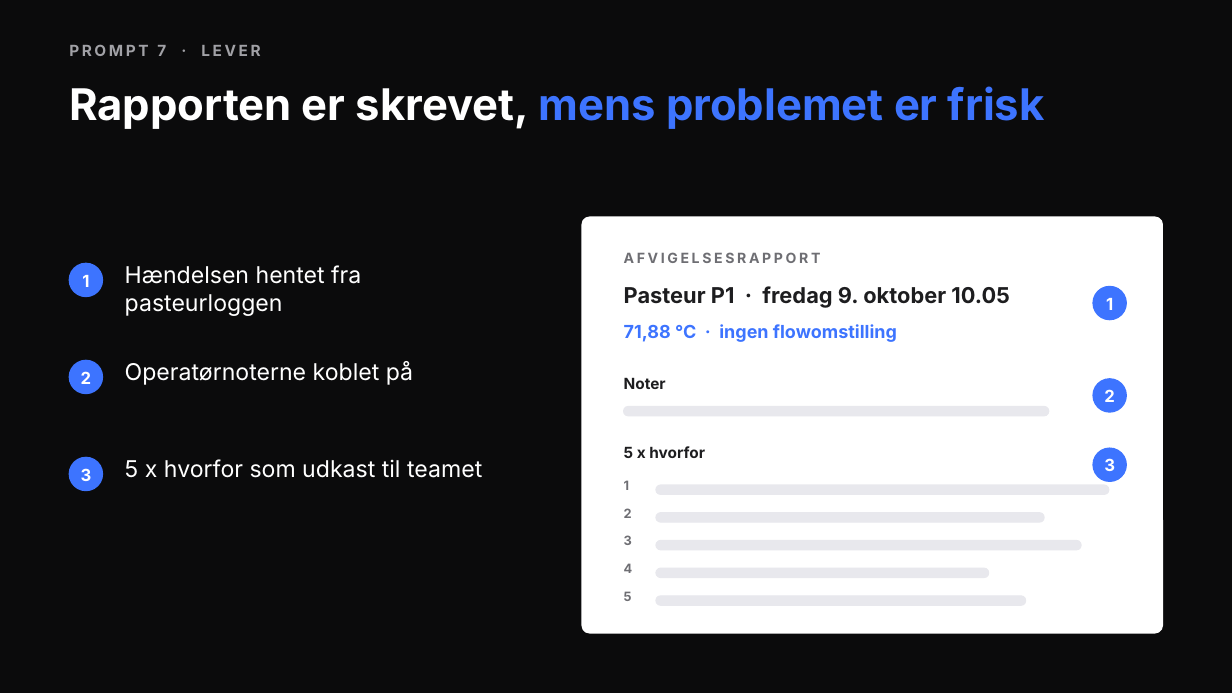
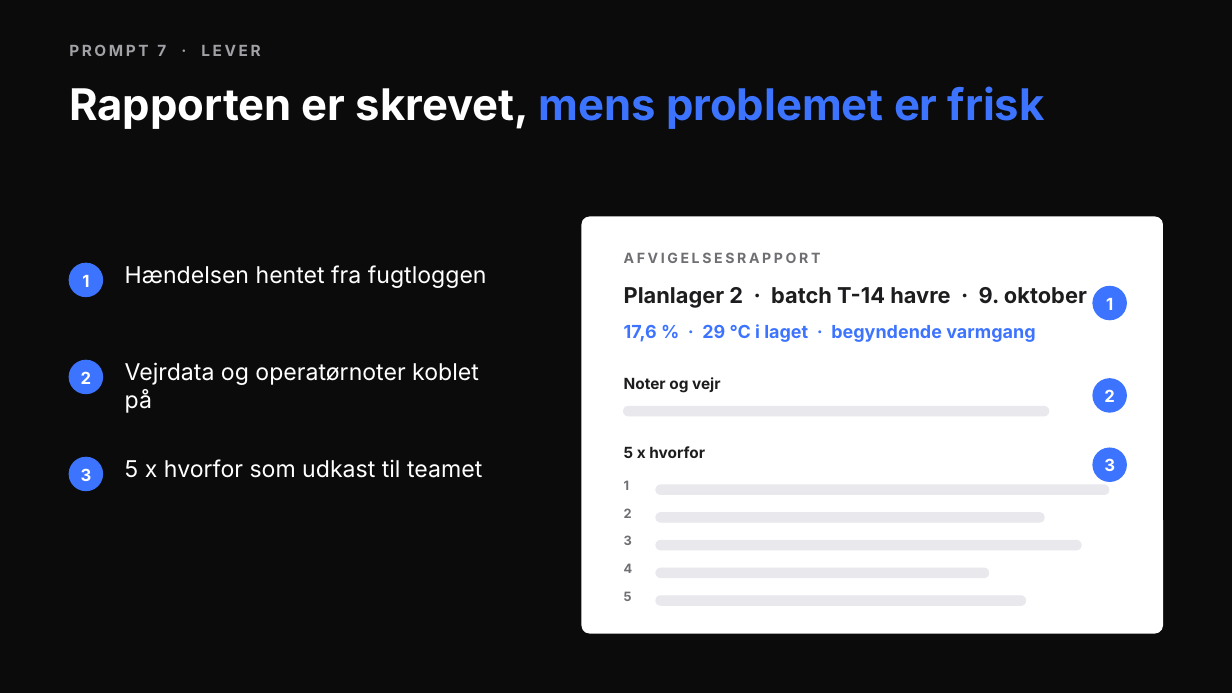
Before and after one commit to andr8769-ui/ucl-ai-undervisning, a slide deck: slide 33 of private/proces/praesentation.pptx. Drawn at 1232x693 pixels with LibreOffice and Linux fonts; fonts in the diff are those of the drawing. Boxes give left, top, right and bottom in pixels: in the first picture for what was removed or moved away, otherwise in the second. Text is boxed around its words. In the diff, an @@ line names an element or a change of style, - is before the commit and + after.

```diff
--- a/private/proces/praesentation.pptx
+++ b/private/proces/praesentation.pptx
@@ text at (125,265,487,288): text changed @@
-Hændelsen hentet fra pasteurloggen
+Hændelsen hentet fra fugtloggen
@@ text at (624,287,1087,308): text changed @@
-Pasteur P1 · fredag 9. oktober 10.05
+Planlager 2 · batch T-14 havre · 9. oktober
@@ text at (624,324,1035,342): text changed @@
-71,88 °C · ingen flowomstilling
+17,6 % · 29 °C i laget · begyndende varmgang
@@ text at (125,362,479,413): text changed @@
-Operatørnoterne koblet på
+Vejrdata og operatørnoter koblet på
@@ text at (624,377,721,393): text changed @@
-Noter
+Noter og vejr
```
Also in this commit, not shown: 11 other slides changed, 1 slide added, 1 slide removed, 26 other files.
